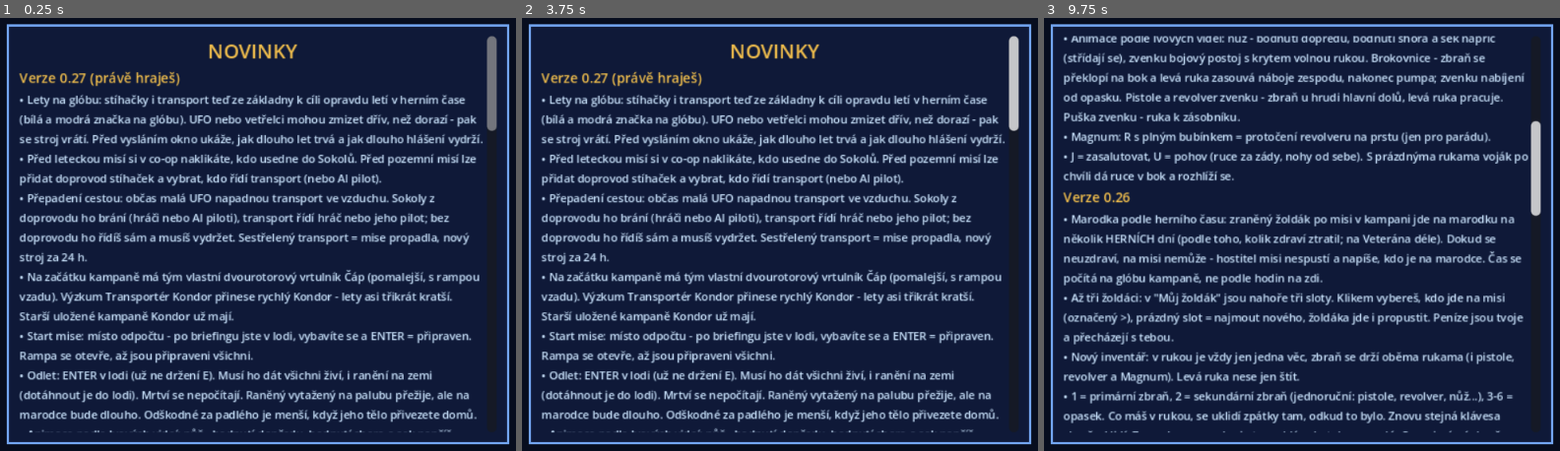
Above: before the commit, frames 1-3 (left to right).
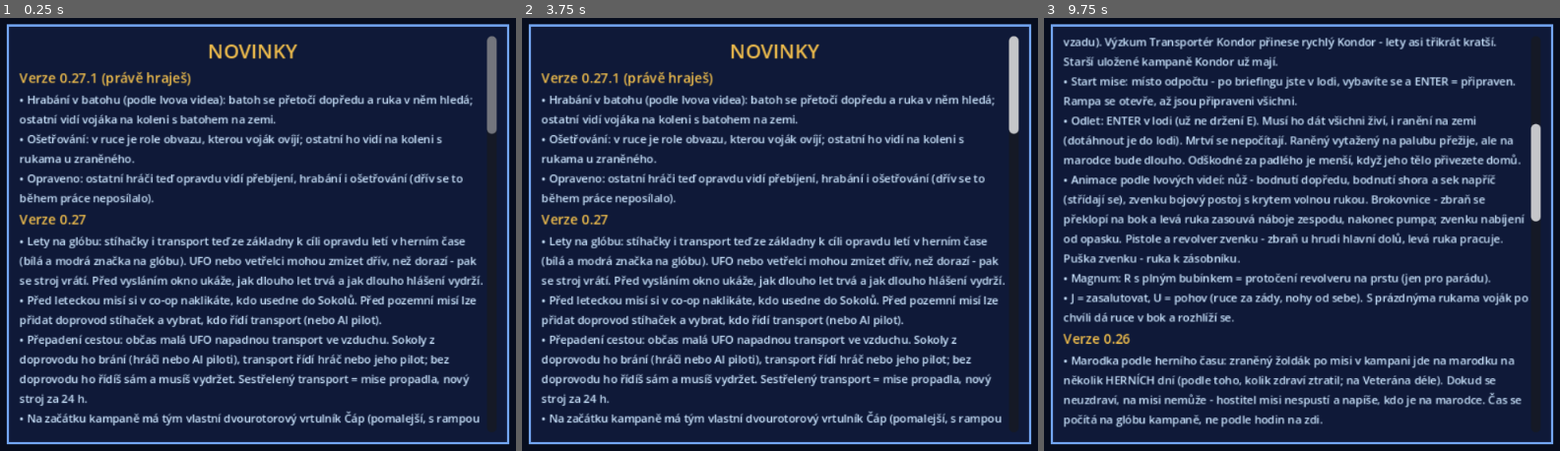
Above: after the commit, the same moments.

Repository: arielistelosbutch/Enemy-Beyond
Game: Godot game, scene res://scenes/Main.tscn
Two runs of this game, one before a commit and one after it. Both use one fixed random seed, a clock stepped at 60 frames per second and the inputs below.
Inputs (mouse positions are in pixels of both pictures, inside the frame that each line leads up to):
- Up to frame 1 (0.25 s): no input
- Up to frame 2 (3.75 s): tap Enter (ready) at 0.5, 2, 3.5 s; move the mouse to (955, 212) at 0.52 s; hold D (move_right) 0.53-1.25 s; tap C (crouch) at 0.6, 2.3 s; click (955, 212) at 0.67 s; tap Space (jump) at 0.77, 1.25, 2.75 s; tap H (heal) at 0.8 s; drag from (620, 256) to (738, 325) at 1.27 s; move the mouse to (857, 139) at 2.02 s; hold D (move_right) 2.03-2.75 s; hold E (use) 2.03-2.75 s; drag from (738, 325) to (542, 169) at 2.77 s; move the mouse to (1017, 303) at 3.52 s; hold A (move_left) from 3.53 s (still down); hold E (use) from 3.53 s (still down); tap U (atease) at 3.6 s
- Up to frame 3 (9.75 s): tap Space (jump) at 3.77, 4.25, 6.77 s; tap R (reload) at 4.15 s; release A (move_left) at 4.25 s; release E (use) at 4.25 s; drag from (1064, 169) to (1183, 126) at 4.27 s; move the mouse to (1343, 234) at 5.02 s; hold S (move_back) 5.03-5.75 s; tap 4 (belt2) at 5.1 s; click (1343, 234) at 5.17 s; tap H (heal) at 5.3 s; drag from (1183, 126) to (1142, 256) at 5.77 s; move the mouse to (1477, 212) at 6.52 s; hold W (move_forward) 6.53-7.25 s; tap 6 (belt4) at 6.6 s; tap C (crouch) at 6.8 s; drag from (1142, 256) to (1260, 325) at 7.27 s; move the mouse to (1379, 139) at 8.02 s; hold S (move_back) 8.03-8.75 s; hold E (use) 8.03-8.75 s; tap Backspace (drop) at 8.1 s; drag from (1260, 325) to (1064, 169) at 8.77 s; move the mouse to (1539, 303) at 9.52 s; hold W (move_forward) from 9.53 s (still down); tap 7 (flare) at 9.6 s; click (1539, 303) at 9.67 s

The runs differ from the first frame. In frame 1, 23% of the frame differs, in the area x 3-97%, y 12-96%; in frame 2, 23%; in frame 3, 26%, in the area x 3-97%, y 4-96%.

Commit message:
Enemy Beyond 0.27.1: hrabání v batohu a ošetřování podle videí, viditelné pro ostatní
Co-Authored-By: Claude Opus 5.5 <noreply@anthropic.com>
Claude-Session: https://claude.ai/code/session_01EAk7UDZdciQuxvQV6RdKX6

Diff:
--- a/changelog.json
+++ b/changelog.json
@@ -1,4 +1,9 @@
 {
+ "0.27.1": [
+  "Hrabání v batohu (podle Ivova videa): batoh se přetočí dopředu a ruka v něm hledá; ostatní vidí vojáka na koleni s batohem na zemi.",
+  "Ošetřování: v ruce je role obvazu, kterou voják ovíjí; ostatní ho vidí na koleni s rukama u zraněného.",
+  "Opraveno: ostatní hráči teď opravdu vidí přebíjení, hrabání i ošetřování (dřív se to během práce neposílalo)."
+ ],
  "0.27": [
   "Lety na glóbu: stíhačky i transport teď ze základny k cíli opravdu letí v herním čase (bílá a modrá značka na glóbu). UFO nebo vetřelci mohou zmizet dřív, než dorazí - pak se stroj vrátí. Před vysláním okno ukáže, jak dlouho let trvá a jak dlouho hlášení vydrží.",
   "Před leteckou misí si v co-op naklikáte, kdo usedne do Sokolů. Před pozemní misí lze přidat doprovod stíhaček a vybrat, kdo řídí transport (nebo AI pilot).",
--- a/scripts/autotest.gd
+++ b/scripts/autotest.gd
@@ -562,6 +562,26 @@
 	p._weapon_key("back"); await wait.call(); show.call("key1")
 	p._weapon_key("back"); await wait.call(); show.call("key1 again (holster)")
 	p._q_swap(false); await wait.call(); show.call("Q")
+	# digging in the pack and bandaging, first person
+	var ps := ""
+	for sl in ["p0", "p1", "p2", "p3", "p4", "p5"]:
+		if not p.item_in(sl).is_empty():
+			ps = sl
+			break
+	if ps != "":
+		p.draw_slot(ps)
+		for i in 6:
+			await get_tree().process_frame
+		get_viewport().get_texture().get_image().save_png("user://fp_dig.png")
+		await wait.call()
+	p.hp = p.max_hp - 5.0
+	p.bleeding = 1.0
+	p._heal_self()
+	for i in 8:
+		await get_tree().process_frame
+	get_viewport().get_texture().get_image().save_png("user://fp_bandage.png")
+	out("act during bandage: %d busy=%s" % [p.act, p.busy_text])
+	await wait.call()
 	# radio with the rifle: the gun goes down first, then the radio comes up
 	Input.action_press("radio_talk")
 	var t0 := Time.get_ticks_msec()
--- a/scripts/game.gd
+++ b/scripts/game.gd
@@ -2,8 +2,8 @@
 ## Enemy Beyond - global state: controls, the mercenary's profile, item rules,
 ## shared materials and sounds.
 
-const VERSION := "0.27 prototyp"
-const VERSION_NUM := "0.27"
+const VERSION := "0.27.1 prototyp"
+const VERSION_NUM := "0.27.1"
 
 # ---- items (like UFO: every item has weight; hands, belt and backpack hold them) ----
 const ITEMS := {
--- a/scripts/player.gd
+++ b/scripts/player.gd
@@ -442,7 +442,7 @@
 		want = "prone_crawl" if _body_speed > 0.2 else "prone"
 	elif sprinting:
 		want = "sprint"
-	elif crouching:
+	elif crouching or (act >= 3 and _body_speed < 0.3):
 		want = "crouch_walk" if _body_speed > 0.3 else "crouch"
 	elif _body_speed > 3.2:
 		want = "run"
@@ -577,11 +577,41 @@
 		want.merge(POSE_RADIO_L, true)
 		want["upperarm.R"] = Vector3(0.15, 0, -0.2)
 		want["forearm.R"] = Vector3(0.5, 0, 0)
+	if act >= 3:
+		# down on one knee at the pack / over the wounded: both hands low in front, working
+		var w := sin(_act_t * (6.0 if act == 3 else 7.0))
+		want["upperarm.R"] = Vector3(0.9 + 0.15 * w, 0, -0.15)
+		want["forearm.R"] = Vector3(0.5 + 0.2 * w, 0, 0)
+		want["upperarm.L"] = Vector3(0.9 - 0.15 * w, 0, 0.15)
+		want["forearm.L"] = Vector3(0.5 - 0.2 * w, 0, 0)
+		want["spine"] = Vector3(-0.35, 0, 0)
 	for bn in want:
 		var i := _bone(bn)
 		if i >= 0:
 			var rest: Quaternion = _sk.get_bone_rest(i).basis.get_rotation_quaternion()
 			_sk.set_bone_pose_rotation(i, rest * Quaternion.from_euler(want[bn]))
+	_body_pack(act == 3)
+
+## Others see the pack on the ground in front while he digs in it.
+var _ground_pack: Node3D
+func _body_pack(on: bool) -> void:
+	if not on:
+		if _ground_pack:
+			_ground_pack.visible = false
+		return
+	if _ground_pack == null:
+		_ground_pack = Node3D.new()
+		for part in [[Vector3(0.36, 0.26, 0.14), Vector3(0, 0.13, 0), Color(0.2, 0.21, 0.18)], [Vector3(0.33, 0.02, 0.12), Vector3(0, 0.26, 0), Color(0.55, 0.55, 0.5)]]:
+			var mi := MeshInstance3D.new()
+			var bm := BoxMesh.new()
+			bm.size = part[0]
+			mi.mesh = bm
+			mi.material_override = Game.color_mat(part[2])
+			mi.position = part[1]
+			_ground_pack.add_child(mi)
+		merc_model.add_child(_ground_pack)
+		_ground_pack.position = Vector3(0, 0, -0.55)
+	_ground_pack.visible = true
 
 # ---- emotes and idling (after Ivo's videos): J salute, U at ease; empty hands at rest go
 # to the hips and the head looks around -------------------------------------------------------
@@ -643,6 +673,10 @@
 		a = 1
 	elif _swing > 0.0:
 		a = 2
+	elif busy > 0 and busy_stand and busy_text.begins_with("Hrabu"):
+		a = 3
+	elif busy > 0 and (busy_text.begins_with("Ošetřuji") or busy_text.begins_with("Obvazuji") or busy_text.begins_with("Vyřezávám")):
+		a = 4
 	if a != act:
 		act = a
 		_act_t = 0.0
@@ -1132,6 +1166,7 @@
 	fire_cd -= delta
 	spread_bloom = max(0.0, spread_bloom - delta * 3.0)
 	spin = max(0.0, spin - delta * 0.8)
+	_act_tick()
 	if busy > 0:
 		busy -= delta
 		if busy <= 0 and busy_done.is_valid():
@@ -1252,7 +1287,6 @@
 	if Input.is_action_just_pressed("swap") and busy <= 0:
 		_q_swap(two)
 	_radio_tick(delta)
-	_act_tick()
 	if Input.is_action_just_pressed("drop") and not mission.hud.inventory_open:
 		drop_slot("lh" if inv.has("lh") and not inv.has("rh") else "rh")
 	_emote_input(delta)
@@ -1642,7 +1676,28 @@
 		for c in _rl_hand.get_children():
 			if c.name.begins_with("Carry"):
 				c.queue_free()
-		if carry == "shell":
+		if carry == "bandage":
+			# a white roll, a loose end trailing from it
+			var bd := MeshInstance3D.new()
+			var bc := CylinderMesh.new()
+			bc.top_radius = 0.022
+			bc.bottom_radius = 0.022
+			bc.height = 0.06
+			bc.radial_segments = 10
+			bd.mesh = bc
+			bd.material_override = Game.color_mat(Color(0.92, 0.9, 0.85))
+			bd.name = "Carry"
+			bd.position = Vector3(0, 0.03, -0.04)
+			bd.rotation = Vector3(0, 0, PI / 2)
+			var tail := MeshInstance3D.new()
+			var tm := BoxMesh.new()
+			tm.size = Vector3(0.05, 0.18, 0.004)
+			tail.mesh = tm
+			tail.material_override = bd.material_override
+			tail.position = Vector3(0, -0.1, 0.02)
+			bd.add_child(tail)
+			_rl_hand.add_child(bd)
+		elif carry == "shell":
 			# a red shotgun shell with a brass base
 			var sh := MeshInstance3D.new()
 			var cm := CylinderMesh.new()
@@ -1671,6 +1726,34 @@
 			m.name = "Carry"
 			_rl_hand.add_child(m)
 	return _rl_hand
+
+## The backpack swung round to the front while digging in it (first person).
+var _pack_node: Node3D
+var _pack_t := 0.0
+func _vm_pack(on: bool, delta: float) -> void:
+	_pack_t = move_toward(_pack_t, 1.0 if on else 0.0, delta * 4.0)
+	if _pack_t <= 0.0:
+		if _pack_node:
+			_pack_node.visible = false
+		return
+	if _pack_node == null:
+		_pack_node = Node3D.new()
+		var dark := Game.color_mat(Color(0.2, 0.21, 0.18))
+		var inner := Game.color_mat(Color(0.55, 0.55, 0.5))
+		for part in [[Vector3(0.36, 0.13, 0.26), Vector3.ZERO, dark], [Vector3(0.33, 0.01, 0.23), Vector3(0, 0.066, 0), inner],
+				[Vector3(0.36, 0.25, 0.02), Vector3(0, 0.18, 0.13), dark], [Vector3(0.33, 0.23, 0.01), Vector3(0, 0.18, 0.118), inner]]:
+			var mi := MeshInstance3D.new()
+			var bm := BoxMesh.new()
+			bm.size = part[0]
+			mi.mesh = bm
+			mi.material_override = part[2]
+			mi.position = part[1]
+			_pack_node.add_child(mi)
+		cam.add_child(_pack_node)
+	_pack_node.visible = true
+	var k := smoothstep(0.0, 1.0, _pack_t)
+	_pack_node.position = Vector3(0.0, -0.75, -0.3).lerp(Vector3(0.0, -0.29, -0.42), k)
+	_pack_node.rotation = Vector3(0.75, 0, 0)
 
 ## Returns [position offset, rotation offset] for the gun, and moves slide, magazine,
 ## barrel and the reloading hand.
@@ -1782,6 +1865,23 @@
 				hand_at = from_low.lerp(chamber, smoothstep(0.0, 0.55, ph)).lerp(from_low, smoothstep(0.85, 1.0, ph))
 				hand_rot = Vector3(0.4, -0.2, 0.0)
 				_reload_hand("round" if ph < 0.8 else "")
+	# digging in the backpack (it comes round to the front, the hand rummages in it) and
+	# bandaging (a roll of bandage wound round and round) - after Ivo's videos
+	var digging := busy > 0 and busy_stand and busy_text.begins_with("Hrabu")
+	var wrapping := busy > 0 and (busy_text.begins_with("Ošetřuji") or busy_text.begins_with("Obvazuji"))
+	_vm_pack(digging, delta)
+	if digging and _pack_node:
+		hand_on = true
+		var tt := Time.get_ticks_msec() / 1000.0
+		hand_at = _pack_node.global_transform * Vector3(sin(tt * 5.0) * 0.07, 0.06 + absf(sin(tt * 3.3)) * 0.06, cos(tt * 4.1) * 0.04)
+		hand_rot = Vector3(1.3, 0.2, 0.3)
+		_reload_hand("medkit" if ph > 0.75 else "")
+	elif wrapping:
+		hand_on = true
+		var tw := Time.get_ticks_msec() / 1000.0 * 6.5
+		hand_at = cam.global_transform * Vector3(-0.02 + cos(tw) * 0.07, -0.26 + sin(tw) * 0.05, -0.36)
+		hand_rot = Vector3(0.6, 0.3 * sin(tw), 0.8)
+		_reload_hand("bandage")
 	if _rl_hand:
 		_rl_hand.visible = hand_on
 		if hand_on:
--- a/update/version.json
+++ b/update/version.json
@@ -1 +1 @@
-{"version": "0.27", "min_build": "0.13", "pck": "https://raw.githubusercontent.com/arielistelosbutch/Enemy-Beyond/main/update/enemy_beyond_0.27.pck", "zip": "https://github.com/arielistelosbutch/Enemy-Beyond/raw/main/hratelny-test/EnemyBeyond-0.27-windows.zip"}
+{"version": "0.27.1", "min_build": "0.13", "pck": "https://raw.githubusercontent.com/arielistelosbutch/Enemy-Beyond/main/update/enemy_beyond_0.27.1.pck", "zip": "https://github.com/arielistelosbutch/Enemy-Beyond/raw/main/hratelny-test/EnemyBeyond-0.27-windows.zip"}
Not shown, added: update/enemy_beyond_0.27.1.pck
Not shown, removed: update/enemy_beyond_0.27.pck
